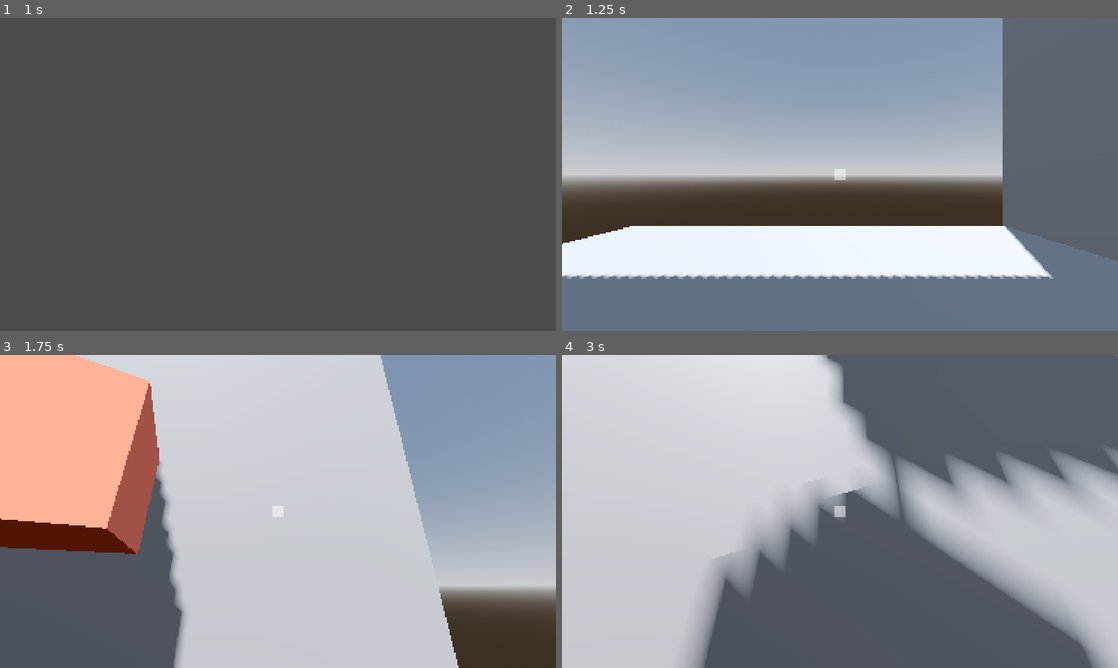
Above: before the commit, frames 1-4 (two rows, left to right).
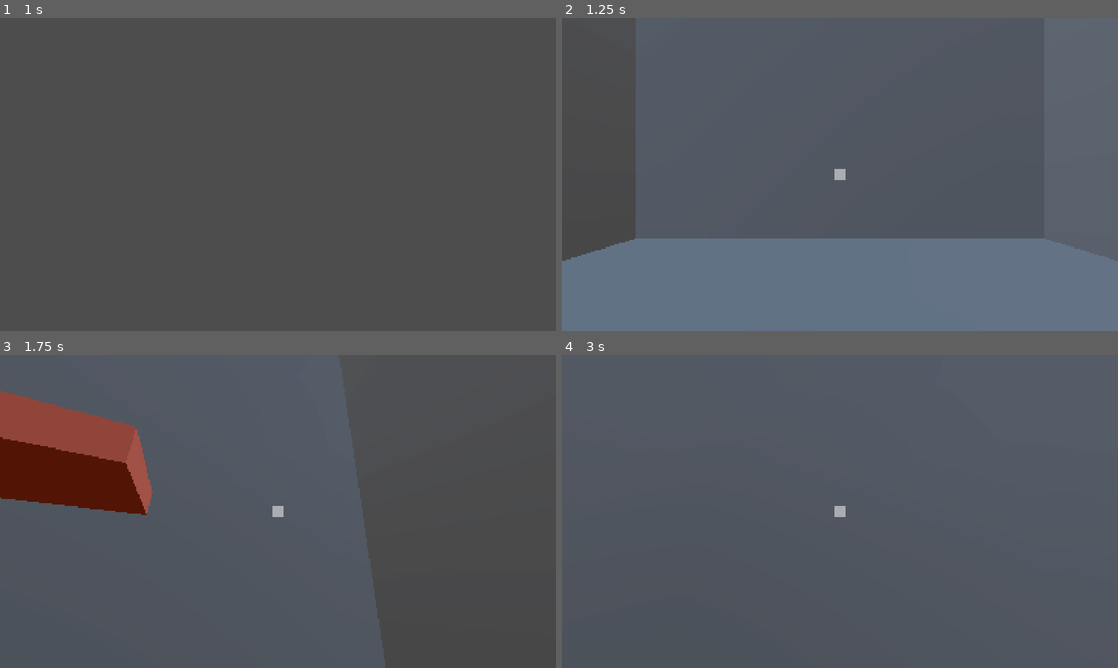
Above: after the commit, the same moments.

Repository: PixelSaver/WannaFall
Game: Godot game, scene res://Scenes/menu_screen.tscn
The game is run twice, just before and just after one commit, with the same random seed, the same clock (stepped at 60 frames per second) and the same inputs.
Inputs (mouse positions are in pixels of both pictures, inside the frame that each line leads up to):
- Up to frame 1 (1 s): click "Start Game" at 0.5 s
- Up to frame 2 (1.25 s): no input
- Up to frame 3 (1.75 s): move the mouse to (305, 511) at 1.27 s; hold W (up) from 1.28 s (still down); click (305, 511) at 1.35 s; tap Space (jump) at 1.52 s
- Up to frame 4 (3 s): keep holding W (up); move the mouse to (812, 511) at 2.02 s; right-click (812, 511) at 2.1 s; tap Space (jump) at 2.27 s; move the mouse to (851, 505) at 2.77 s; click (851, 505) at 2.85 s

Frame 1 is identical in both runs. In frame 2, 66% of the frame differs, in the area x 0-98%, y 0-84%; in frame 3, 86%, in the area x 0-100%, y 0-100%; in frame 4, 60%.

Commit message:
Remaking the world scene to actually have a fun playable level lol

Diff:
--- a/Scenes/world.tscn
+++ b/Scenes/world.tscn
@@ -1,7 +1,6 @@
-[gd_scene load_steps=21 format=3 uid="uid://co4muxroyfuur"]
+[gd_scene load_steps=25 format=3 uid="uid://co4muxroyfuur"]
 
 [ext_resource type="PackedScene" uid="uid://cqls451mowhda" path="res://Scenes/player.tscn" id="1_a02cp"]
-[ext_resource type="Script" uid="uid://2qdjtliuscg1" path="res://Scripts/level_manager.gd" id="2_8j60k"]
 [ext_resource type="PackedScene" uid="uid://cxvd21ajcdk1y" path="res://Scenes/hold.tscn" id="2_go701"]
 [ext_resource type="Script" uid="uid://46t3l5agrgye" path="res://Scripts/ui.gd" id="3_5a7ea"]
 [ext_resource type="Theme" uid="uid://421gor8nbyym" path="res://Assets/theme.tres" id="5_fo5ed"]
@@ -28,28 +27,44 @@
 [sub_resource type="GradientTexture1D" id="GradientTexture1D_8j60k"]
 gradient = SubResource("Gradient_5a7ea")
 
+[sub_resource type="BoxMesh" id="BoxMesh_a02cp"]
+size = Vector3(10, 50, 1)
+
+[sub_resource type="ConvexPolygonShape3D" id="ConvexPolygonShape3D_8j60k"]
+points = PackedVector3Array(-5, -25, -0.5, -5, -25, 0.5, -5, 25, -0.5, 5, -25, -0.5, 5, -25, 0.5, -5, 25, 0.5, 5, 25, -0.5, 5, 25, 0.5)
+
+[sub_resource type="ConvexPolygonShape3D" id="ConvexPolygonShape3D_fo5ed"]
+points = PackedVector3Array(-5, -25, -0.5, -5, -25, 0.5, -5, 25, -0.5, 5, -25, -0.5, 5, -25, 0.5, -5, 25, 0.5, 5, 25, -0.5, 5, 25, 0.5)
+
+[sub_resource type="ConvexPolygonShape3D" id="ConvexPolygonShape3D_5ukr8"]
+points = PackedVector3Array(-5, -25, -0.5, -5, -25, 0.5, -5, 25, -0.5, 5, -25, -0.5, 5, -25, 0.5, -5, 25, 0.5, 5, 25, -0.5, 5, 25, 0.5)
+
+[sub_resource type="ConvexPolygonShape3D" id="ConvexPolygonShape3D_o06y3"]
+points = PackedVector3Array(-5, -25, -0.5, -5, -25, 0.5, -5, 25, -0.5, 5, -25, -0.5, 5, -25, 0.5, -5, 25, 0.5, 5, 25, -0.5, 5, 25, 0.5)
+
 [sub_resource type="BoxMesh" id="BoxMesh_fo5ed"]
 size = Vector3(10, 1, 10)
 
 [sub_resource type="WorldBoundaryShape3D" id="WorldBoundaryShape3D_5a7ea"]
-
-[sub_resource type="BoxMesh" id="BoxMesh_a02cp"]
-size = Vector3(10, 10, 1)
-
-[sub_resource type="ConvexPolygonShape3D" id="ConvexPolygonShape3D_go701"]
-points = PackedVector3Array(5, 5, 0.5, 5, 5, -0.5, -5, 5, 0.5, 5, -5, 0.5, 5, -5, -0.5, -5, 5, -0.5, -5, -5, 0.5, -5, -5, -0.5)
-
-[sub_resource type="ConvexPolygonShape3D" id="ConvexPolygonShape3D_5a7ea"]
-points = PackedVector3Array(5, 5, 0.5, 5, 5, -0.5, -5, 5, 0.5, 5, -5, 0.5, 5, -5, -0.5, -5, 5, -0.5, -5, -5, 0.5, -5, -5, -0.5)
 
 [sub_resource type="StandardMaterial3D" id="StandardMaterial3D_go701"]
 shading_mode = 2
 albedo_color = Color(1, 0.49019608, 0.38431373, 1)
 
 [sub_resource type="BoxMesh" id="BoxMesh_5a7ea"]
-
-[sub_resource type="ConvexPolygonShape3D" id="ConvexPolygonShape3D_8j60k"]
-points = PackedVector3Array(0.5, 0.5, 0.5, 0.5, 0.5, -0.5, -0.5, 0.5, 0.5, 0.5, -0.5, 0.5, 0.5, -0.5, -0.5, -0.5, 0.5, -0.5, -0.5, -0.5, 0.5, -0.5, -0.5, -0.5)
+size = Vector3(1, 0.25, 1)
+
+[sub_resource type="ConvexPolygonShape3D" id="ConvexPolygonShape3D_k7acu"]
+points = PackedVector3Array(-0.5, -0.125, -0.5, -0.5, 0.125, -0.5, 0.5, -0.125, -0.5, -0.5, -0.125, 0.5, -0.5, 0.125, 0.5, 0.5, 0.125, -0.5, 0.5, -0.125, 0.5, 0.5, 0.125, 0.5)
+
+[sub_resource type="ConvexPolygonShape3D" id="ConvexPolygonShape3D_5v1tr"]
+points = PackedVector3Array(-0.5, -0.125, -0.5, -0.5, 0.125, -0.5, 0.5, -0.125, -0.5, -0.5, -0.125, 0.5, -0.5, 0.125, 0.5, 0.5, 0.125, -0.5, 0.5, -0.125, 0.5, 0.5, 0.125, 0.5)
+
+[sub_resource type="ConvexPolygonShape3D" id="ConvexPolygonShape3D_0fj1v"]
+points = PackedVector3Array(-0.5, -0.125, -0.5, -0.5, 0.125, -0.5, 0.5, -0.125, -0.5, -0.5, -0.125, 0.5, -0.5, 0.125, 0.5, 0.5, 0.125, -0.5, 0.5, -0.125, 0.5, 0.5, 0.125, 0.5)
+
+[sub_resource type="ConvexPolygonShape3D" id="ConvexPolygonShape3D_ikia7"]
+points = PackedVector3Array(-0.5, -0.125, -0.5, -0.5, 0.125, -0.5, 0.5, -0.125, -0.5, -0.5, -0.125, 0.5, -0.5, 0.125, 0.5, 0.5, 0.125, -0.5, 0.5, -0.125, 0.5, 0.5, 0.125, 0.5)
 
 [sub_resource type="Gradient" id="Gradient_go701"]
 offsets = PackedFloat32Array(1)
@@ -72,101 +87,170 @@
 transform = Transform3D(1, 0, 0, 0, 1, 0, 0, 0, 1, 0, 1, 0)
 stamina_gradient = SubResource("GradientTexture1D_8j60k")
 
-[node name="Levels" type="Node3D" parent="."]
-script = ExtResource("2_8j60k")
-
-[node name="Floor" type="StaticBody3D" parent="Levels"]
-
-[node name="MeshInstance3D" type="MeshInstance3D" parent="Levels/Floor"]
+[node name="Map" type="Node3D" parent="."]
+
+[node name="BottomSection" type="Node3D" parent="Map"]
+
+[node name="Walls" type="Node3D" parent="Map/BottomSection"]
+
+[node name="Wall" type="StaticBody3D" parent="Map/BottomSection/Walls"]
+transform = Transform3D(1, 0, 0, 0, 1, 0, 0, 0, 1, 0, 20, 0)
+
+[node name="MeshInstance3D" type="MeshInstance3D" parent="Map/BottomSection/Walls/Wall"]
+transform = Transform3D(1, 0, 0, 0, 1, 0, 0, 0, 1, 0, 5, 5)
+mesh = SubResource("BoxMesh_a02cp")
+
+[node name="CollisionShape3D" type="CollisionShape3D" parent="Map/BottomSection/Walls/Wall"]
+transform = Transform3D(1, 0, 0, 0, 1, 0, 0, 0, 1, 0, 5, 5)
+shape = SubResource("ConvexPolygonShape3D_8j60k")
+
+[node name="Wall2" type="StaticBody3D" parent="Map/BottomSection/Walls"]
+transform = Transform3D(-4.371139e-08, 0, 1, 0, 1, 0, -1, 0, -4.371139e-08, 0, 20, 0)
+
+[node name="MeshInstance3D" type="MeshInstance3D" parent="Map/BottomSection/Walls/Wall2"]
+transform = Transform3D(1, 0, 0, 0, 1, 0, 0, 0, 1, 0, 5, 4.5)
+mesh = SubResource("BoxMesh_a02cp")
+
+[node name="CollisionShape3D" type="CollisionShape3D" parent="Map/BottomSection/Walls/Wall2"]
+transform = Transform3D(1, 0, 0, 0, 1, 0, 0, 0, 1, 0, 5, 4.5)
+shape = SubResource("ConvexPolygonShape3D_fo5ed")
+
+[node name="Wall3" type="StaticBody3D" parent="Map/BottomSection/Walls"]
+transform = Transform3D(-1, 0, -8.742278e-08, 0, 1, 0, 8.742278e-08, 0, -1, 0, 20, 0)
+
+[node name="MeshInstance3D" type="MeshInstance3D" parent="Map/BottomSection/Walls/Wall3"]
+transform = Transform3D(1, 0, 0, 0, 1, 0, 0, 0, 1, 0, 5, 4.5)
+mesh = SubResource("BoxMesh_a02cp")
+
+[node name="CollisionShape3D" type="CollisionShape3D" parent="Map/BottomSection/Walls/Wall3"]
+transform = Transform3D(1, 0, 0, 0, 1, 0, 0, 0, 1, 0, 5, 4.5)
+shape = SubResource("ConvexPolygonShape3D_5ukr8")
+
+[node name="Wall4" type="StaticBody3D" parent="Map/BottomSection/Walls"]
+transform = Transform3D(1.3113416e-07, 0, -1, 0, 1, 0, 1, 0, 1.3113416e-07, 0, 20, 0)
+
+[node name="MeshInstance3D" type="MeshInstance3D" parent="Map/BottomSection/Walls/Wall4"]
+transform = Transform3D(1, 0, 0, 0, 1, 0, 0, 0, 1, 0, 5, 4.5)
+mesh = SubResource("BoxMesh_a02cp")
+
+[node name="CollisionShape3D" type="CollisionShape3D" parent="Map/BottomSection/Walls/Wall4"]
+transform = Transform3D(1, 0, 0, 0, 1, 0, 0, 0, 1, 0, 5, 4.5)
+shape = SubResource("ConvexPolygonShape3D_o06y3")
+
+[node name="Floor" type="StaticBody3D" parent="Map/BottomSection/Walls"]
+
+[node name="MeshInstance3D" type="MeshInstance3D" parent="Map/BottomSection/Walls/Floor"]
 transform = Transform3D(1, 0, 0, 0, 1, 0, 0, 0, 1, 0, -0.5, 0)
 mesh = SubResource("BoxMesh_fo5ed")
 
-[node name="CollisionShape3D" type="CollisionShape3D" parent="Levels/Floor"]
+[node name="CollisionShape3D" type="CollisionShape3D" parent="Map/BottomSection/Walls/Floor"]
 transform = Transform3D(1, 0, 0, 0, 1, 0, 0, 0, 1, 0, -0.5, 0)
 shape = SubResource("WorldBoundaryShape3D_5a7ea")
 
-[node name="Wall" type="StaticBody3D" parent="Levels"]
-
-[node name="MeshInstance3D" type="MeshInstance3D" parent="Levels/Wall"]
-transform = Transform3D(1, 0, 0, 0, 1, 0, 0, 0, 1, 0, 5, 4.5)
-mesh = SubResource("BoxMesh_a02cp")
-
-[node name="CollisionShape3D" type="CollisionShape3D" parent="Levels/Wall"]
-transform = Transform3D(1, 0, 0, 0, 1, 0, 0, 0, 1, 0, 5, 4.5)
-shape = SubResource("ConvexPolygonShape3D_go701")
-
-[node name="Wall2" type="StaticBody3D" parent="Levels"]
-transform = Transform3D(-4.371139e-08, 0, 1, 0, 1, 0, -1, 0, -4.371139e-08, 0, 0, 0)
-
-[node name="MeshInstance3D" type="MeshInstance3D" parent="Levels/Wall2"]
-transform = Transform3D(1, 0, 0, 0, 1, 0, 0, 0, 1, 0, 5, 4.5)
-mesh = SubResource("BoxMesh_a02cp")
-
-[node name="CollisionShape3D" type="CollisionShape3D" parent="Levels/Wall2"]
-transform = Transform3D(1, 0, 0, 0, 1, 0, 0, 0, 1, 0, 5, 4.5)
-shape = SubResource("ConvexPolygonShape3D_5a7ea")
-
-[node name="Hold" parent="Levels" instance=ExtResource("2_go701")]
+[node name="Holds" type="Node3D" parent="Map/BottomSection"]
+
+[node name="Hold" parent="Map/BottomSection/Holds" instance=ExtResource("2_go701")]
 transform = Transform3D(1, 0, 0, 0, 1, 0, 0, 0, 1, 0, 3.495698, 3.5126157)
 
-[node name="MeshInstance3D" type="MeshInstance3D" parent="Levels/Hold"]
-material_override = SubResource("StandardMaterial3D_go701")
-mesh = SubResource("BoxMesh_5a7ea")
-
-[node name="CollisionShape3D" type="CollisionShape3D" parent="Levels/Hold"]
-shape = SubResource("ConvexPolygonShape3D_8j60k")
-
-[node name="Hold2" parent="Levels" instance=ExtResource("2_go701")]
+[node name="MeshInstance3D" type="MeshInstance3D" parent="Map/BottomSection/Holds/Hold"]
+material_override = SubResource("StandardMaterial3D_go701")
+mesh = SubResource("BoxMesh_5a7ea")
+
+[node name="CollisionShape3D" type="CollisionShape3D" parent="Map/BottomSection/Holds/Hold"]
+shape = SubResource("ConvexPolygonShape3D_k7acu")
+
+[node name="Hold2" parent="Map/BottomSection/Holds" instance=ExtResource("2_go701")]
 transform = Transform3D(1, 0, 0, 0, 1, 0, 0, 0, 1, 3.571782, 8.29401, -0.48738337)
 
-[node name="MeshInstance3D" type="MeshInstance3D" parent="Levels/Hold2"]
-material_override = SubResource("StandardMaterial3D_go701")
-mesh = SubResource("BoxMesh_5a7ea")
-
-[node name="CollisionShape3D" type="CollisionShape3D" parent="Levels/Hold2"]
-shape = SubResource("ConvexPolygonShape3D_8j60k")
-
-[node name="Wall3" type="StaticBody3D" parent="Levels"]
-transform = Transform3D(-1, 0, -8.742278e-08, 0, 1, 0, 8.742278e-08, 0, -1, 0.029582739, 6, -0.45780063)
-
-[node name="MeshInstance3D" type="MeshInstance3D" parent="Levels/Wall3"]
-transform = Transform3D(1, 0, 0, 0, 1, 0, 0, 0, 1, 0, 5, 4.5)
-mesh = SubResource("BoxMesh_a02cp")
-
-[node name="CollisionShape3D" type="CollisionShape3D" parent="Levels/Wall3"]
-transform = Transform3D(1, 0, 0, 0, 1, 0, 0, 0, 1, 0, 5, 4.5)
-shape = SubResource("ConvexPolygonShape3D_5a7ea")
-
-[node name="Hold3" parent="Levels" instance=ExtResource("2_go701")]
+[node name="MeshInstance3D" type="MeshInstance3D" parent="Map/BottomSection/Holds/Hold2"]
+material_override = SubResource("StandardMaterial3D_go701")
+mesh = SubResource("BoxMesh_5a7ea")
+
+[node name="CollisionShape3D" type="CollisionShape3D" parent="Map/BottomSection/Holds/Hold2"]
+shape = SubResource("ConvexPolygonShape3D_5v1tr")
+
+[node name="Hold3" parent="Map/BottomSection/Holds" instance=ExtResource("2_go701")]
 transform = Transform3D(-4.371139e-08, 0, 1, 0, 1, 0, -1, 0, -4.371139e-08, -0.45780075, 14.29401, -4.029583)
 
-[node name="MeshInstance3D" type="MeshInstance3D" parent="Levels/Hold3"]
-material_override = SubResource("StandardMaterial3D_go701")
-mesh = SubResource("BoxMesh_5a7ea")
-
-[node name="CollisionShape3D" type="CollisionShape3D" parent="Levels/Hold3"]
-shape = SubResource("ConvexPolygonShape3D_8j60k")
-
-[node name="Wall4" type="StaticBody3D" parent="Levels"]
-transform = Transform3D(1.3113416e-07, 0, -1, 0, 1, 0, 1, 0, 1.3113416e-07, -0.42821765, 12, -0.48738384)
-
-[node name="MeshInstance3D" type="MeshInstance3D" parent="Levels/Wall4"]
-transform = Transform3D(1, 0, 0, 0, 1, 0, 0, 0, 1, 0, 5, 4.5)
-mesh = SubResource("BoxMesh_a02cp")
-
-[node name="CollisionShape3D" type="CollisionShape3D" parent="Levels/Wall4"]
-transform = Transform3D(1, 0, 0, 0, 1, 0, 0, 0, 1, 0, 5, 4.5)
-shape = SubResource("ConvexPolygonShape3D_5a7ea")
-
-[node name="Hold4" parent="Levels" instance=ExtResource("2_go701")]
+[node name="MeshInstance3D" type="MeshInstance3D" parent="Map/BottomSection/Holds/Hold3"]
+material_override = SubResource("StandardMaterial3D_go701")
+mesh = SubResource("BoxMesh_5a7ea")
+
+[node name="CollisionShape3D" type="CollisionShape3D" parent="Map/BottomSection/Holds/Hold3"]
+shape = SubResource("ConvexPolygonShape3D_0fj1v")
+
+[node name="Hold4" parent="Map/BottomSection/Holds" instance=ExtResource("2_go701")]
 transform = Transform3D(-1, 0, -8.742278e-08, 0, 1, 0, 8.742278e-08, 0, -1, -4, 20.29401, 0)
 
-[node name="MeshInstance3D" type="MeshInstance3D" parent="Levels/Hold4"]
-material_override = SubResource("StandardMaterial3D_go701")
-mesh = SubResource("BoxMesh_5a7ea")
-
-[node name="CollisionShape3D" type="CollisionShape3D" parent="Levels/Hold4"]
-shape = SubResource("ConvexPolygonShape3D_8j60k")
+[node name="MeshInstance3D" type="MeshInstance3D" parent="Map/BottomSection/Holds/Hold4"]
+material_override = SubResource("StandardMaterial3D_go701")
+mesh = SubResource("BoxMesh_5a7ea")
+
+[node name="CollisionShape3D" type="CollisionShape3D" parent="Map/BottomSection/Holds/Hold4"]
+shape = SubResource("ConvexPolygonShape3D_ikia7")
+
+[node name="Hold5" parent="Map/BottomSection/Holds" instance=ExtResource("2_go701")]
+transform = Transform3D(-1, 0, -8.742278e-08, 0, 1, 0, 8.742278e-08, 0, -1, -4, 22.97882, 0)
+
+[node name="MeshInstance3D" type="MeshInstance3D" parent="Map/BottomSection/Holds/Hold5"]
+material_override = SubResource("StandardMaterial3D_go701")
+mesh = SubResource("BoxMesh_5a7ea")
+
+[node name="CollisionShape3D" type="CollisionShape3D" parent="Map/BottomSection/Holds/Hold5"]
+shape = SubResource("ConvexPolygonShape3D_ikia7")
+
+[node name="Hold6" parent="Map/BottomSection/Holds" instance=ExtResource("2_go701")]
+transform = Transform3D(-1, 0, -8.742278e-08, 0, 1, 0, 8.742278e-08, 0, -1, -4, 27.830698, 0)
+
+[node name="MeshInstance3D" type="MeshInstance3D" parent="Map/BottomSection/Holds/Hold6"]
+material_override = SubResource("StandardMaterial3D_go701")
+mesh = SubResource("BoxMesh_5a7ea")
+
+[node name="CollisionShape3D" type="CollisionShape3D" parent="Map/BottomSection/Holds/Hold6"]
+shape = SubResource("ConvexPolygonShape3D_ikia7")
+
+[node name="Hold7" parent="Map/BottomSection/Holds" instance=ExtResource("2_go701")]
+transform = Transform3D(-1, 0, -8.742278e-08, 0, 1, 0, 8.742278e-08, 0, -1, -4, 34.922592, 0)
+
+[node name="MeshInstance3D" type="MeshInstance3D" parent="Map/BottomSection/Holds/Hold7"]
+material_override = SubResource("StandardMaterial3D_go701")
+mesh = SubResource("BoxMesh_5a7ea")
+
+[node name="CollisionShape3D" type="CollisionShape3D" parent="Map/BottomSection/Holds/Hold7"]
+shape = SubResource("ConvexPolygonShape3D_ikia7")
+
+[node name="Hold8" parent="Map/BottomSection/Holds" instance=ExtResource("2_go701")]
+transform = Transform3D(-1, 0, -8.742278e-08, 0, 1, 0, 8.742278e-08, 0, -1, -4, 41.34511, 0)
+
+[node name="MeshInstance3D" type="MeshInstance3D" parent="Map/BottomSection/Holds/Hold8"]
+material_override = SubResource("StandardMaterial3D_go701")
+mesh = SubResource("BoxMesh_5a7ea")
+
+[node name="CollisionShape3D" type="CollisionShape3D" parent="Map/BottomSection/Holds/Hold8"]
+shape = SubResource("ConvexPolygonShape3D_ikia7")
+
+[node name="Hold9" parent="Map/BottomSection/Holds" instance=ExtResource("2_go701")]
+transform = Transform3D(-1, 0, -8.742278e-08, 0, 1, 0, 8.742278e-08, 0, -1, -4, 45.48685, 2.212781)
+
+[node name="MeshInstance3D" type="MeshInstance3D" parent="Map/BottomSection/Holds/Hold9"]
+material_override = SubResource("StandardMaterial3D_go701")
+mesh = SubResource("BoxMesh_5a7ea")
+
+[node name="CollisionShape3D" type="CollisionShape3D" parent="Map/BottomSection/Holds/Hold9"]
+shape = SubResource("ConvexPolygonShape3D_ikia7")
+
+[node name="Hold10" parent="Map/BottomSection/Holds" instance=ExtResource("2_go701")]
+transform = Transform3D(-1, 0, -8.742278e-08, 0, 1, 0, 8.742278e-08, 0, -1, -4, 49.833843, 2.212781)
+
+[node name="MeshInstance3D" type="MeshInstance3D" parent="Map/BottomSection/Holds/Hold10"]
+material_override = SubResource("StandardMaterial3D_go701")
+mesh = SubResource("BoxMesh_5a7ea")
+
+[node name="CollisionShape3D" type="CollisionShape3D" parent="Map/BottomSection/Holds/Hold10"]
+shape = SubResource("ConvexPolygonShape3D_ikia7")
+
+[node name="MeshInstance3D" type="MeshInstance3D" parent="Map/BottomSection"]
+transform = Transform3D(1, 0, 0, 0, 1, 0, 0, 0, 1, -2.3779552, 51.48284, 0)
 
 [node name="UI" type="CanvasLayer" parent="." node_paths=PackedStringArray("crosshair_left", "crosshair_right")]
 script = ExtResource("3_5a7ea")
